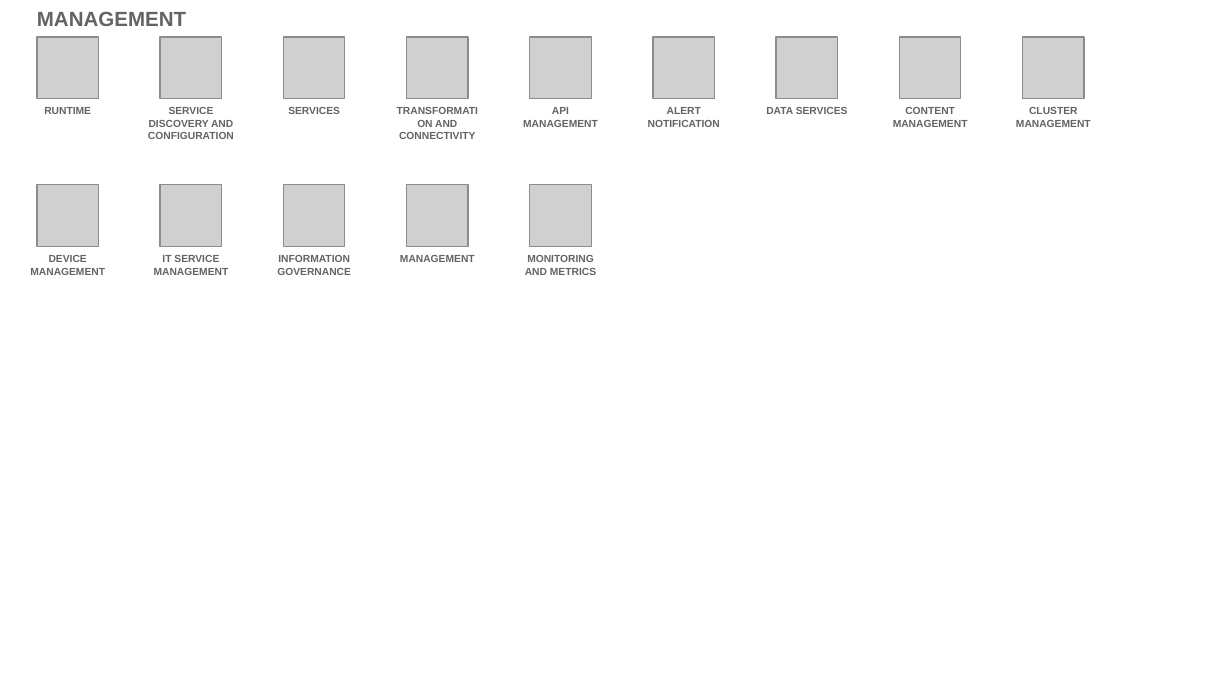
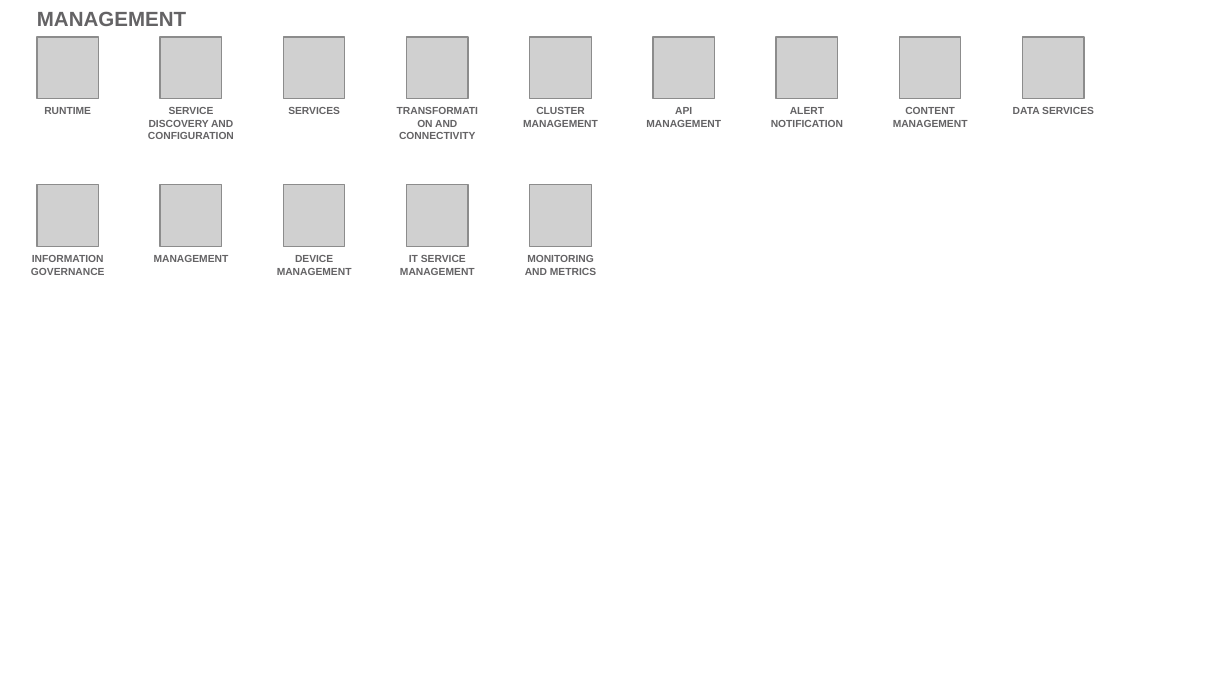
Before and after one commit to l2fprod/myarchitecture, a slide deck: slide 19 of mycatalog-architecture-diagram-template.pptx. Drawn at 1232x693 pixels with LibreOffice and Linux fonts; fonts in the diff are those of the drawing; grey boxes stand for pictures. Boxes give left, top, right and bottom in pixels: in the first picture for what was removed or moved away, otherwise in the second. Text is boxed around its words. In the diff, an @@ line names an element or a change of style, - is before the commit and + after.

```diff
--- a/mycatalog-architecture-diagram-template.pptx
+++ b/mycatalog-architecture-diagram-template.pptx
@@ text at (523,107,598,127): text changed @@
-API MANAGEMENT
+CLUSTER MANAGEMENT
@@ text added at (646,107,721,127), 6 pt, text #646365, bold @@
+API MANAGEMENT
@@ text "ALERT NOTIFICATION": place and size @@
-text "ALERT NOTIFICATION" at (648,107,720,127)
+text "ALERT NOTIFICATION" at (771,107,843,127)
@@ text removed at (766,107,848,114) @@
-DATA SERVICES
@@ text at (1013,107,1094,114): text changed @@
-CLUSTER MANAGEMENT
+DATA SERVICES
@@ text at (31,255,105,275): text changed @@
-DEVICE MANAGEMENT
+INFORMATION GOVERNANCE
@@ text at (154,255,229,262): text changed @@
-IT SERVICE MANAGEMENT
+MANAGEMENT
@@ text at (277,255,352,275): text changed @@
-INFORMATION GOVERNANCE
+DEVICE MANAGEMENT
@@ text at (400,255,475,275): text changed @@
-MANAGEMENT
+IT SERVICE MANAGEMENT
```
Also in this commit, not shown: 16 other slides changed.
